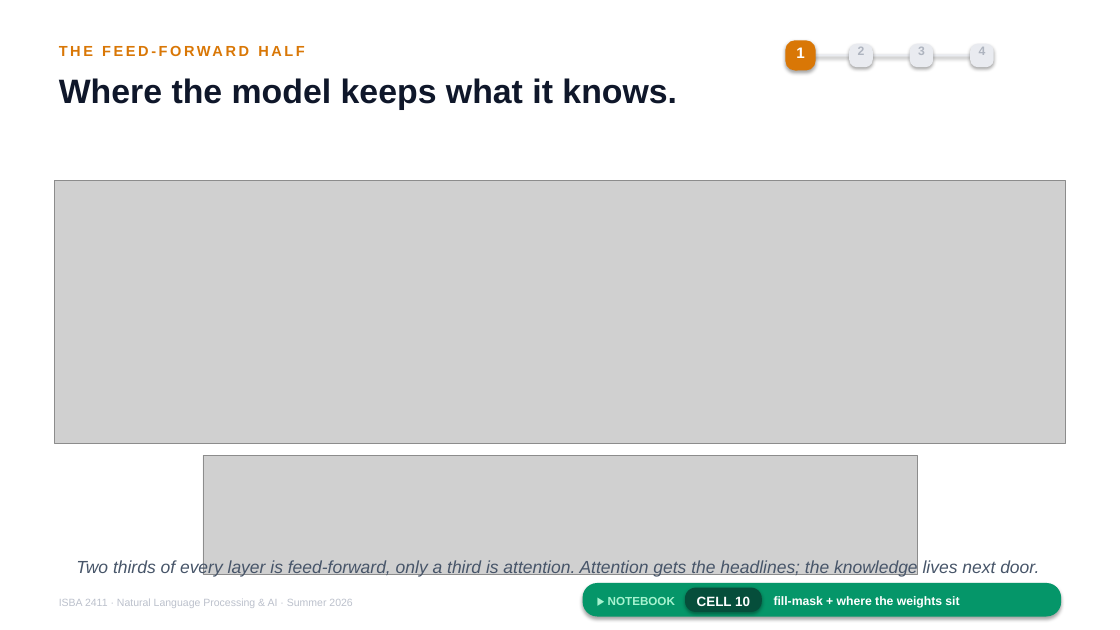
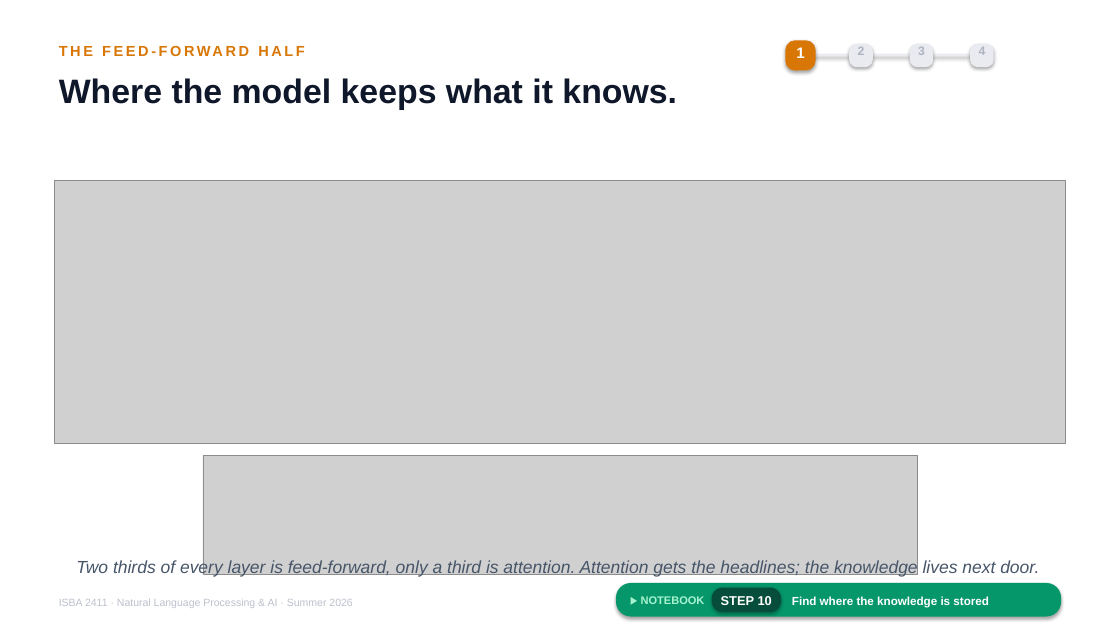
Before and after one commit to JulesMalin/isba2411-nlp, a slide deck: slide 11 of Week 7/L13_Support_Copilot.pptx. Drawn at 1120x630 pixels with LibreOffice and Linux fonts; fonts in the diff are those of the drawing; grey boxes stand for pictures. Boxes give left, top, right and bottom in pixels: in the first picture for what was removed or moved away, otherwise in the second. Text is boxed around its words. In the diff, an @@ line names an element or a change of style, - is before the commit and + after.

```diff
--- a/Week 7/L13_Support_Copilot.pptx
+++ b/Week 7/L13_Support_Copilot.pptx
@@ rounded rectangle: place and size @@
-rounded rectangle at (582,583,1061,617)
+rounded rectangle at (616,583,1061,617)
@@ text "▶ NOTEBOOK": place and size @@
-text "▶ NOTEBOOK" at (608,597,675,605)
+text "▶ NOTEBOOK" at (641,596,705,604)
@@ text "▶ NOTEBOOK" at (641,596,705,604): size 10 to 9.5 pt @@
@@ rounded rectangle: place and size @@
-rounded rectangle at (685,588,761,613)
+rounded rectangle at (712,588,781,613)
@@ text at (721,596,772,605): text changed; size 11.5 to 11 pt @@
-CELL 10
+STEP 10
@@ text at (792,596,989,608): text changed; size 10.5 to 10 pt @@
-fill-mask + where the weights sit
+Find where the knowledge is stored
```
Also in this commit, not shown: 16 other slides changed.
